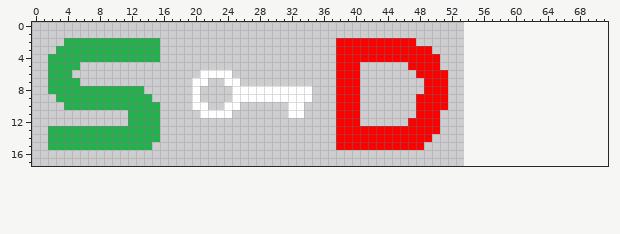
Sprite sheet -- img/markers.png. Above: the version before the commit.
The file is 54x18 pixels. The old version is drawn lined up with the new one, on the new canvas.
Now the later version:
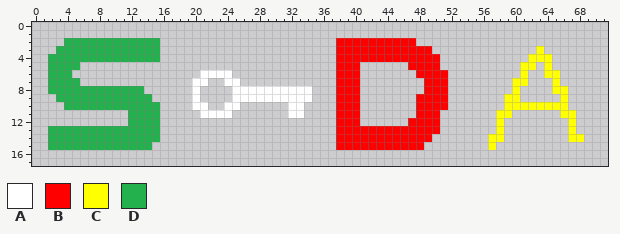
Palette (. is transparent): A #ffffff  B #ff0000  C #ffff00  D #22b14c
From old to new:
canvas 54x18 -> 72x18
@@ x 55..70 @@
  2 ................
- 3 ................
- 4 ................
- 5 ................
- 6 ................
- 7 ................
- 8 ................
- 9 ................
-10 ................
-11 ................
-12 ................
-13 ................
-14 ................
-15 ................
+ 3 ........C.......
+ 4 .......CCC......
+ 5 ......CC.C......
+ 6 ......C..CC.....
+ 7 .....CC...C.....
+ 8 .....C....CC....
+ 9 ....CC.....C....
+10 ....CCCCCCCC....
+11 ...CC......CC...
+12 ...C........C...
+13 ...C........C...
+14 ..CC........CC..
+15 ..C.............
 16 ................
